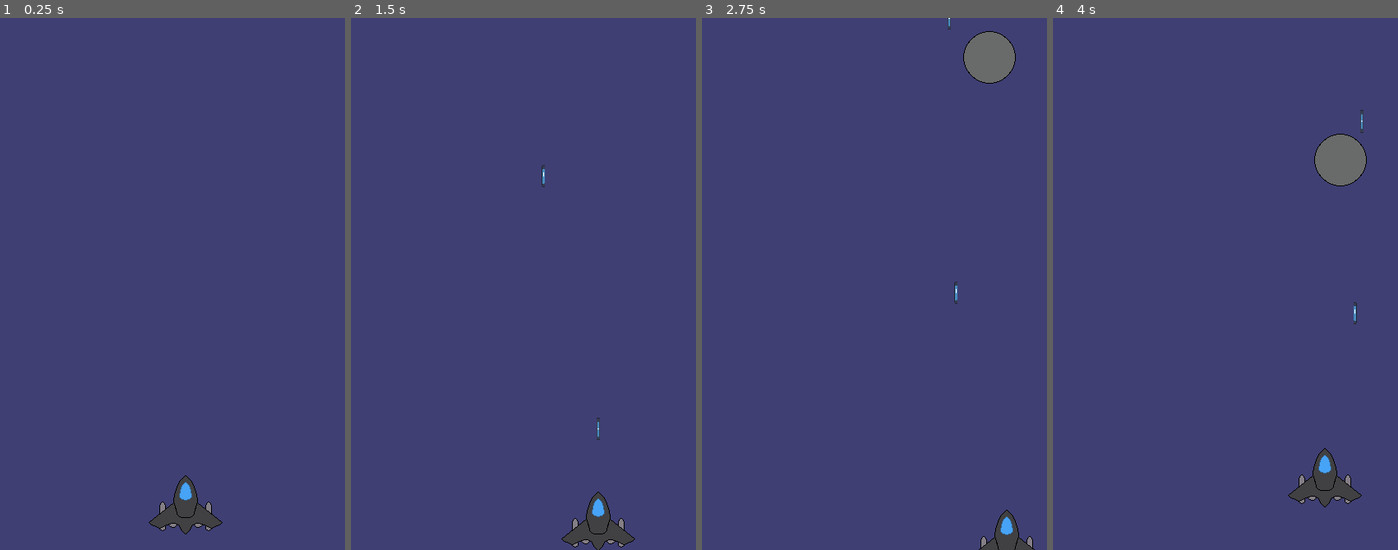
Above: before the commit, frames 1-4 (left to right).
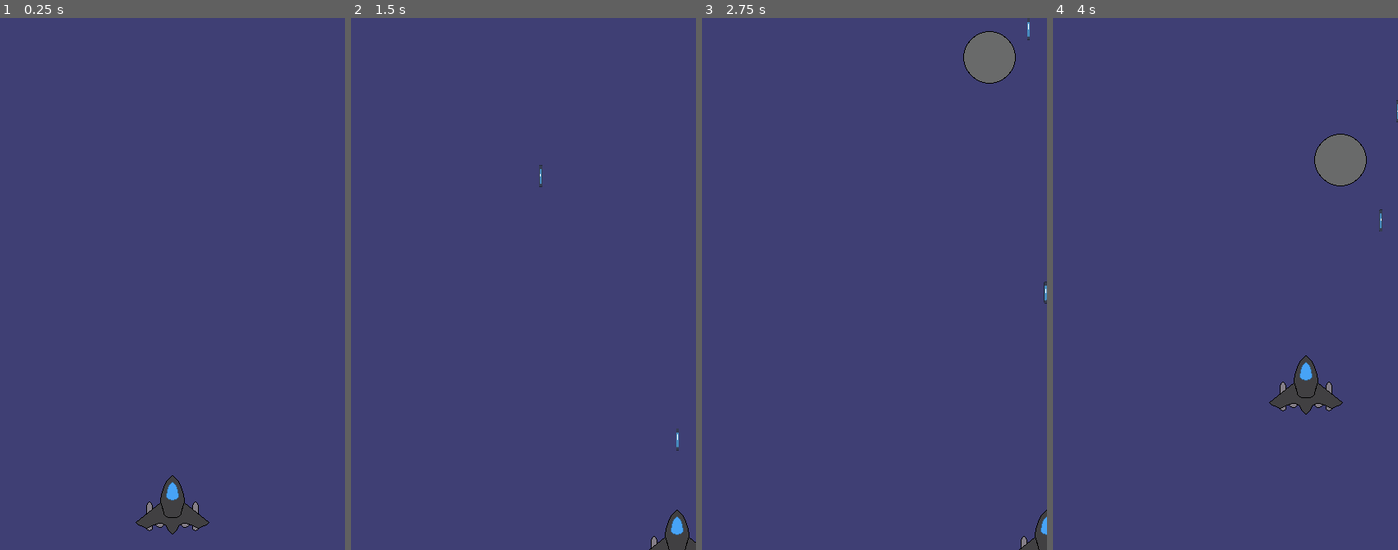
Above: after the commit, the same moments.

Repository: prachtkira/SimpleShooter
Game: Godot game, scene res://scenes/main.tscn
Two runs of this game, one before a commit and one after it. Both use one fixed random seed, a clock stepped at 60 frames per second and the inputs below. The engine's default icon, where the game draws it, is replaced by a stand-in: a white triangle on a blue panel in a dark square.
Inputs (mouse positions are in pixels of both pictures, inside the frame that each line leads up to):
- Up to frame 1 (0.25 s): no input
- Up to frame 2 (1.5 s): tap Enter at 0.5 s; move the mouse to (599, 257) at 0.52 s; hold Right (ui_right) 0.53-1.28 s; click (599, 257) at 0.6 s; move the mouse to (454, 310) at 1.27 s; hold Down (ui_down) from 1.28 s (still down); click (454, 310) at 1.35 s
- Up to frame 3 (2.75 s): move the mouse to (909, 166) at 2.02 s; release Down (ui_down) at 2.03 s; hold Right (ui_right) from 2.03 s (still down); click (909, 166) at 2.1 s
- Up to frame 4 (4 s): move the mouse to (1208, 390) at 2.77 s; release Right (ui_right) at 2.78 s; hold Up (ui_up) 2.78-3.53 s; click (1208, 390) at 2.85 s; move the mouse to (1329, 363) at 3.52 s; hold Left (ui_left) from 3.53 s (still down); click (1329, 363) at 3.6 s

The runs differ from the first frame. In frame 1, 1.1% of the frame differs, in the area x 39-65%, y 85-98%; in frame 2, 1.8%; in frame 3, 0.9%; in frame 4, 2.3%, in the area x 62-100%, y 15-92%.

Commit message:
Meteor Collision & Collision Layers
Meteors now despawning when hit with hte bullt, Objects now have Collision layers

Diff:
--- a/scenes/bullet.tscn
+++ b/scenes/bullet.tscn
@@ -7,6 +7,8 @@
 size = Vector2(4, 28)
 
 [node name="Bullet" type="Area2D"]
+collision_layer = 4
+collision_mask = 2
 script = ExtResource("1_wn5tw")
 bulletSpeed = 400
 
@@ -23,4 +25,5 @@
 position = Vector2(0, 11)
 scale = Vector2(0.2, 0.075)
 
+[connection signal="area_entered" from="." to="." method="_on_area_entered"]
 [connection signal="screen_exited" from="BulletNotifier" to="." method="_on_bullet_notifier_screen_exited"]
--- a/scenes/main.tscn
+++ b/scenes/main.tscn
@@ -12,7 +12,7 @@
 texture = ExtResource("1_sdv8y")
 stretch_mode = 1
 
+[node name="MeteorSpawner" parent="." instance=ExtResource("2_rwais")]
+
 [node name="Player" parent="." instance=ExtResource("1_4omqd")]
-position = Vector2(226, 606)
-
-[node name="MeteorSpawner" parent="." instance=ExtResource("2_rwais")]
+position = Vector2(210, 606)
--- a/scenes/meteor.tscn
+++ b/scenes/meteor.tscn
@@ -7,6 +7,8 @@
 radius = 31.1448
 
 [node name="Meteor" type="Area2D"]
+collision_layer = 2
+collision_mask = 5
 script = ExtResource("1_2tinj")
 
 [node name="Sprite2D" type="Sprite2D" parent="."]
--- a/scenes/player.tscn
+++ b/scenes/player.tscn
@@ -14,8 +14,10 @@
 size = Vector2(42.1371, 15.4434)
 
 [node name="Player" type="CharacterBody2D"]
+collision_mask = 2
 motion_mode = 1
 script = ExtResource("1_y0lic")
+movementSpeed = 250
 
 [node name="Sprite2D" type="Sprite2D" parent="."]
 texture_filter = 1
--- a/scripts/bullet.gd
+++ b/scripts/bullet.gd
@@ -8,3 +8,7 @@
 
 func _on_bullet_notifier_screen_exited():
 	queue_free()
+
+func _on_area_entered(area):
+	queue_free()
+	area.destroyMeteor()
--- a/scripts/meteor.gd
+++ b/scripts/meteor.gd
@@ -4,3 +4,6 @@
 
 func _physics_process(delta):
 	global_position.y += meteorSpeed*delta
+
+func destroyMeteor():
+	queue_free()
